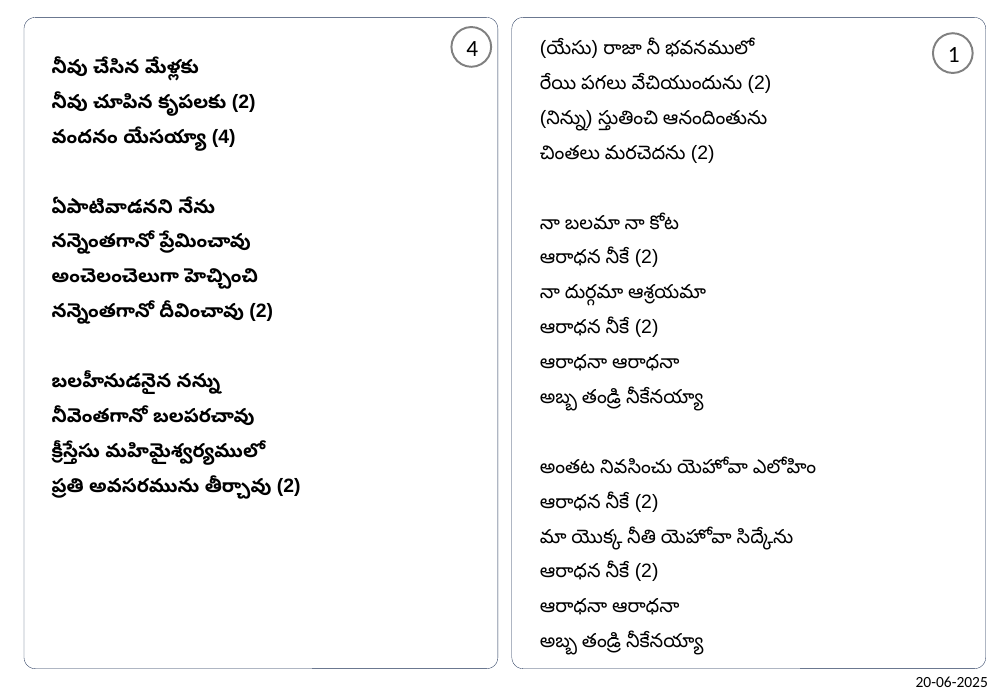
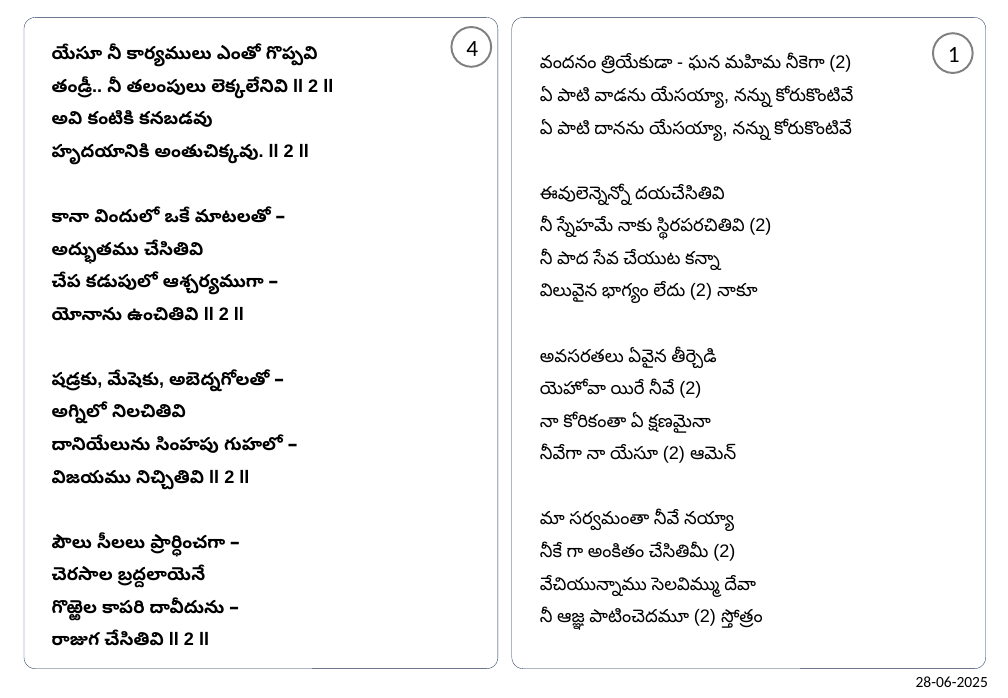
Before and after one commit to venu-webdev/songsDb, a slide deck: slide 1 of songsTemplate.pptx. Drawn at 1008x698 pixels with LibreOffice and Linux fonts; fonts in the diff are those of the drawing. Boxes give left, top, right and bottom in pixels: in the first picture for what was removed or moved away, otherwise in the second. Text is boxed around its words. In the diff, an @@ line names an element or a change of style, - is before the commit and + after.

```diff
--- a/songsTemplate.pptx
+++ b/songsTemplate.pptx
@@ text at (x1=52, y1=46, x2=333, y2=646): text changed; size 15 to 14 pt @@
-నీవు చేసిన మేళ్లకు
-నీవు చూపిన కృపలకు (2)
-వందనం యేసయ్యా (4)
-ఏపాటివాడనని నేను
-నన్నెంతగానో ప్రేమించావు
-అంచెలంచెలుగా హెచ్చించి
-నన్నెంతగానో దీవించావు (2)
-బలహీనుడనైన నన్ను
-నీవెంతగానో బలపరచావు
-క్రీస్తేసు మహిమైశ్వర్యములో
-ప్రతి అవసరమును తీర్చావు (2)
+యేసూ నీ కార్యములు ఎంతో గొప్పవి
+తండ్రీ.. నీ తలంపులు లెక్కలేనివి ll 2 ll
+అవి కంటికి కనబడవు
+హృదయానికి అంతుచిక్కవు. ll 2 ll
+కానా విందులో ఒకే మాటలతో –
+అద్భుతము చేసితివి
+చేప కడుపులో ఆశ్చర్యముగా –
+యోనాను ఉంచితివి ll 2 ll
+షడ్రకు, మేషెకు, అబెద్నగోలతో –
+అగ్నిలో నిలచితివి
+దానియేలును సింహపు గుహలో –
+విజయము నిచ్చితివి ll 2 ll
+పౌలు సీలలు ప్రార్ధించగా –
+చెరసాల బ్రద్దలాయెనే
+గొఱ్ఱెల కాపరి దావీదును –
+రాజుగ చేసితివి ll 2 ll
@@ text at (x1=540, y1=55, x2=854, y2=630): text changed; size 15 to 14 pt @@
-(యేసు) రాజా నీ భవనములో
-రేయి పగలు వేచియుందును (2)
-(నిన్ను) స్తుతించి ఆనందింతును
-చింతలు మరచెదను (2)
-నా బలమా నా కోట
-ఆరాధన నీకే (2)
-నా దుర్గమా ఆశ్రయమా
-ఆరాధన నీకే (2)
-ఆరాధనా ఆరాధనా
-అబ్బ తండ్రి నీకేనయ్యా
-అంతట నివసించు యెహోవా ఎలోహిం
-ఆరాధన నీకే (2)
-మా యొక్క నీతి యెహోవా సిద్కేను
-ఆరాధన నీకే (2)
-ఆరాధనా ఆరాధనా
-అబ్బ తండ్రి నీకేనయ్యా
+వందనం త్రియేకుడా - ఘన మహిమ నీకెగా (2)
+ఏ పాటి వాడను యేసయ్యా, నన్ను కోరుకొంటివే
+ఏ పాటి దానను యేసయ్యా, నన్ను కోరుకొంటివే
+ఈవులెన్నెన్నో దయచేసితివి
+నీ స్నేహమే నాకు స్థిరపరచితివి (2)
+నీ పాద సేవ చేయుట కన్నా
+విలువైన భాగ్యం లేదు (2) నాకూ
+అవసరతలు ఏవైన తీర్చెడి
+యెహోవా యిరే నీవే (2)
+నా కోరికంతా ఏ క్షణమైనా
+నీవేగా నా యేసూ (2) ఆమెన్
+మా సర్వమంతా నీవే నయ్యా
+నీకే గా అంకితం చేసితిమీ (2)
+వేచియున్నాము సెలవిమ్ము దేవా
+నీ ఆజ్ఞ పాటించెదమూ (2) స్తోత్రం
@@ text at (x1=916, y1=676, x2=988, y2=687): text changed @@
-20-06-2025
+28-06-2025
```
Also in this commit, not shown: 1 other slide changed, 6 other files.
